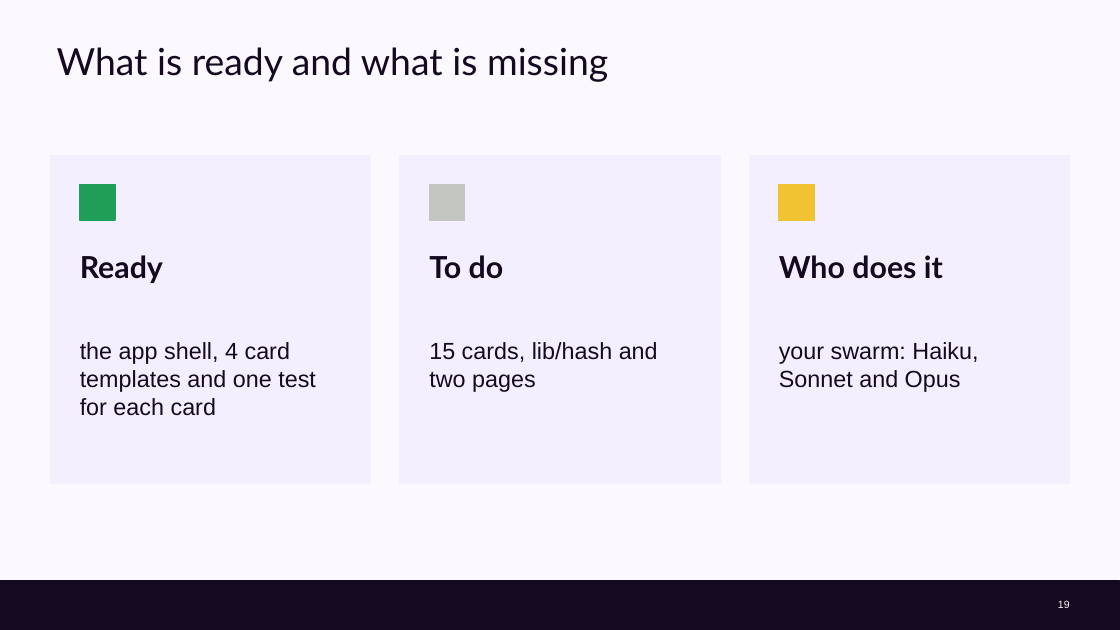
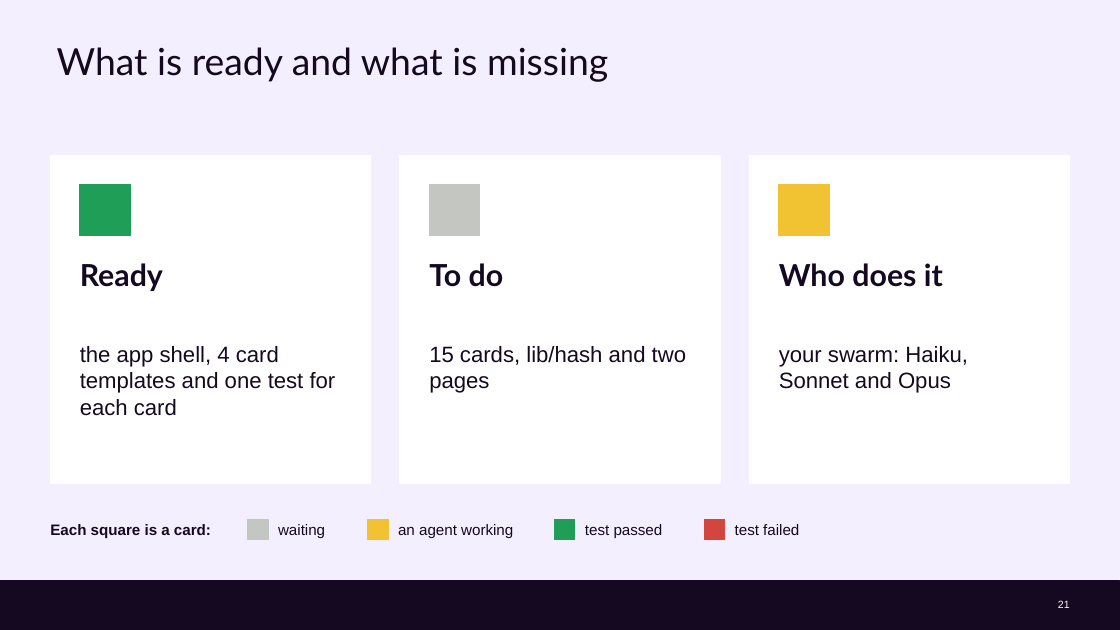
Before and after one commit to cx-guilherme-pinto/workshop-claude, a slide deck: slide 21 of slides/workshop.en.pptx (slide 19 before the commit). Drawn at 1120x630 pixels with LibreOffice and Linux fonts; fonts in the diff are those of the drawing; background and template pictures are left out. Boxes give left, top, right and bottom in pixels: in the first picture for what was removed or moved away, otherwise in the second. Text is boxed around its words. In the diff, an @@ line names an element or a change of style, - is before the commit and + after.

```diff
--- a/slides/workshop.en.pptx
+++ b/slides/workshop.en.pptx
@@ background #FCF9FE to #F4EFFE @@
@@ fill #F4EFFE to #FFFFFF; outline #F4EFFE 1 pt to #FFFFFF 1 pt in 3 elements at box(50, 155, 371, 483), box(400, 155, 720, 483), box(749, 155, 1070, 483) @@
@@ rectangle: place and size @@
-rectangle at box(80, 185, 115, 220)
+rectangle at box(80, 185, 130, 235)
@@ rectangle: place and size @@
-rectangle at box(429, 185, 465, 220)
+rectangle at box(429, 185, 480, 235)
@@ rectangle: place and size @@
-rectangle at box(779, 185, 814, 220)
+rectangle at box(779, 185, 829, 235)
@@ text "Ready": place and size @@
-text "Ready" at box(80, 255, 163, 283)
+text "Ready" at box(80, 263, 163, 291)
@@ text "To do": place and size @@
-text "To do" at box(429, 255, 504, 279)
+text "To do" at box(429, 263, 504, 287)
@@ text "Who does it": place and size @@
-text "Who does it" at box(779, 255, 943, 279)
+text "Who does it" at box(779, 263, 943, 287)
@@ size 20 to 19 pt in 3 elements at box(80, 346, 336, 416), box(429, 346, 686, 393), box(779, 346, 968, 393) @@
@@ text added at box(50, 524, 211, 538), 13 pt, text #140920, bold @@
+Each square is a card:
@@ rectangle added at box(248, 519, 268, 539), fill #C4C7C1, outline #C4C7C1 1 pt @@
@@ text added at box(278, 524, 325, 538), 13 pt, text #140920 @@
+waiting
@@ rectangle added at box(368, 519, 388, 539), fill #F1C232, outline #F1C232 1 pt @@
@@ text added at box(398, 524, 513, 538), 13 pt, text #140920 @@
+an agent working
@@ rectangle added at box(555, 519, 575, 539), fill #1E9E57, outline #1E9E57 1 pt @@
@@ text added at box(585, 524, 663, 538), 13 pt, text #140920 @@
+test passed
@@ rectangle added at box(705, 519, 725, 539), fill #D2463F, outline #D2463F 1 pt @@
@@ text added at box(735, 524, 799, 535), 13 pt, text #140920 @@
+test failed
@@ page number at box(1058, 600, 1070, 608): text changed @@
-19
+21
```
Also in this commit, not shown: 41 other slides changed, 1 slide added, 16 other files.
